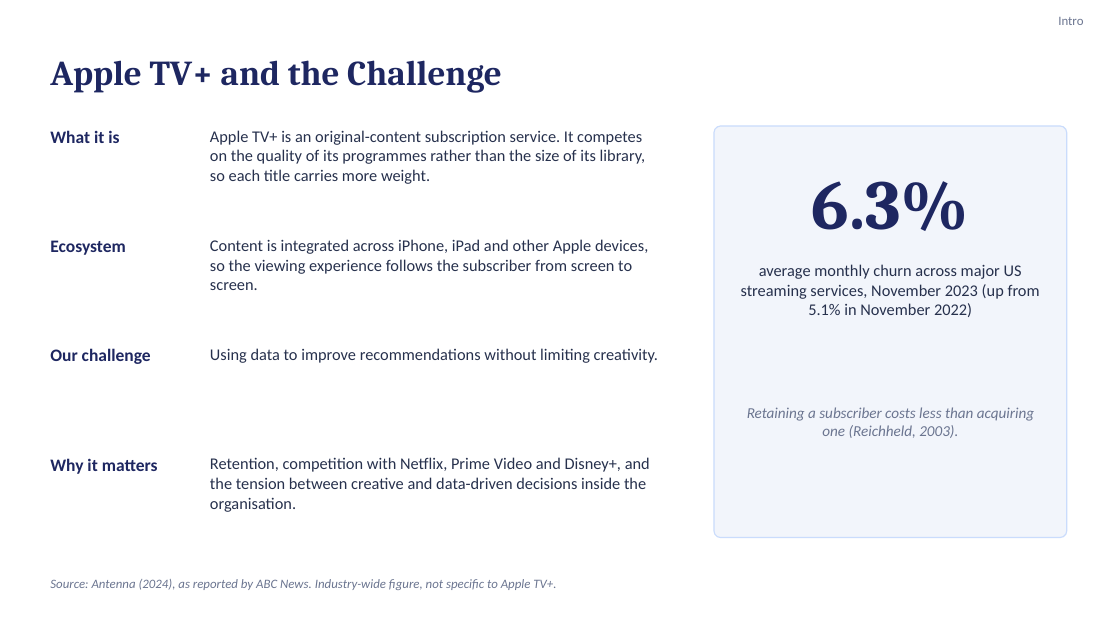
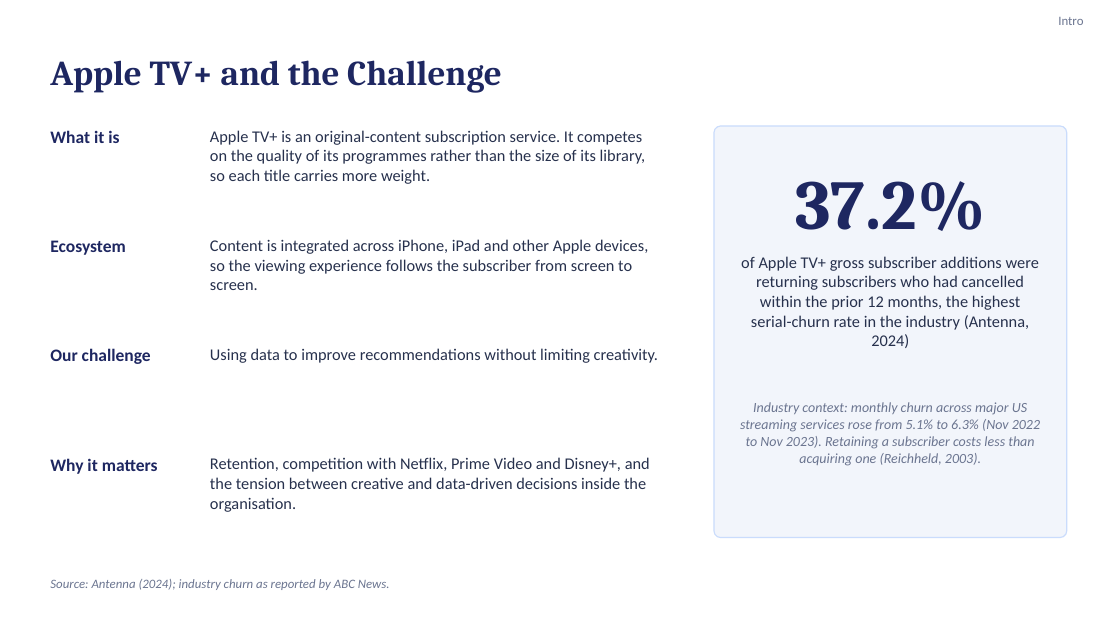
Before and after one commit to karanrg22-svg/skill, a slide deck: slide 2 of Earning-the-Signal_revised.pptx. Drawn at 1120x630 pixels with LibreOffice and Linux fonts; fonts in the diff are those of the drawing. Boxes give left, top, right and bottom in pixels: in the first picture for what was removed or moved away, otherwise in the second. Text is boxed around its words. In the diff, an @@ line names an element or a change of style, - is before the commit and + after.

```diff
--- a/Earning-the-Signal_revised.pptx
+++ b/Earning-the-Signal_revised.pptx
@@ text at (x1=795, y1=181, x2=985, y2=231): text changed @@
-6.3%
+37.2%
@@ text at (x1=741, y1=256, x2=1039, y2=348): text changed @@
-average monthly churn across major US streaming services, November 2023 (up from 5.1% in November 2022)
+of Apple TV+ gross subscriber additions were returning subscribers who had cancelled within the prior 12 months, the highest serial-churn rate in the industry (Antenna, 2024)
@@ text at (x1=740, y1=402, x2=1040, y2=466): text changed; size 13 to 12 pt @@
-Retaining a subscriber costs less than acquiring one (Reichheld, 2003).
+Industry context: monthly churn across major US streaming services rose from 5.1% to 6.3% (Nov 2022 to Nov 2023). Retaining a subscriber costs less than acquiring one (Reichheld, 2003).
@@ text at (x1=50, y1=579, x2=390, y2=590): text changed @@
-Source: Antenna (2024), as reported by ABC News. Industry-wide figure, not specific to Apple TV+.
+Source: Antenna (2024); industry churn as reported by ABC News.
```
Also in this commit, not shown: 3 other slides changed.
